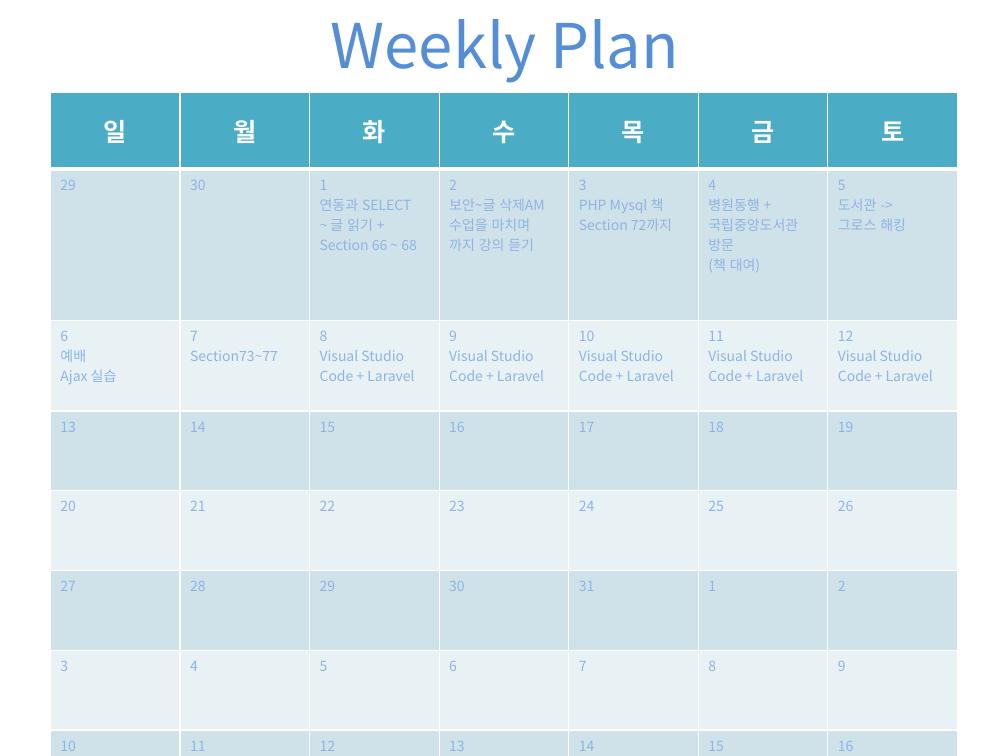
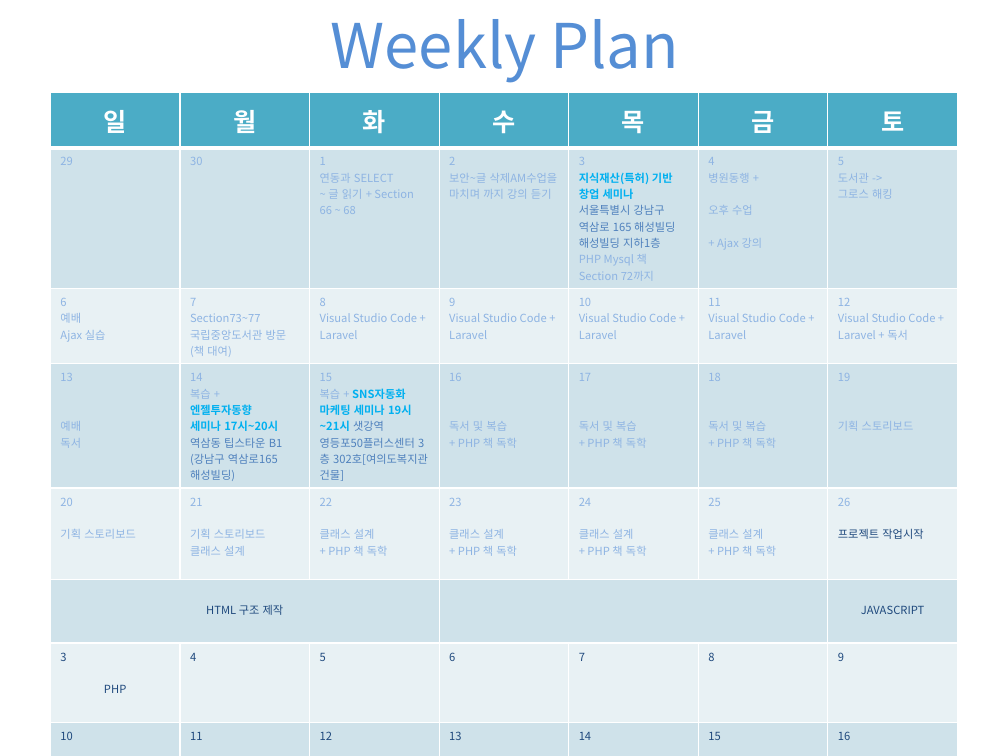
Before and after one commit to madforre/PHP-MySQL, a slide deck: slide 3 of Monthly Plan.pptx (slide 2 before the commit). Drawn at 1008x756 pixels with LibreOffice and Linux fonts; fonts in the diff are those of the drawing. Boxes give left, top, right and bottom in pixels: in the first picture for what was removed or moved away, otherwise in the second. Text is boxed around its words. In the diff, an @@ line names an element or a change of style, - is before the commit and + after.

```diff
--- a/Monthly Plan.pptx
+++ b/Monthly Plan.pptx
@@ table at (x1=50, y1=93, x2=961, y2=744) @@
-row 2, column 5: 3 / PHP Mysql 책 Section 72까지
+row 2, column 5: 3 / 지식재산(특허) 기반 창업 세미나 / 서울특별시 강남구 역삼로 165 해성빌딩 해성빌딩 지하1층 / PHP Mysql 책 Section 72까지
-row 2, column 6: 4 / 병원동행 + 국립중앙도서관 방문 / (책 대여)
+row 2, column 6: 4 / 병원동행 + / 오후 수업 / + Ajax 강의
-row 3, column 2: 7 / Section73~77
+row 3, column 2: 7 / Section73~77 / 국립중앙도서관 방문 / (책 대여)
-row 3, column 7: 12 / Visual Studio Code + Laravel
+row 3, column 7: 12 / Visual Studio Code + Laravel + 독서
-row 4: 13 | 14 | 15 | 16 | 17 | 18 | 19
+row 4: 13 / 예배 / 독서 | 14 / 복습 + / 엔젤투자동향 / 세미나 17시~20시 / 역삼동 팁스타운 B1 (강남구 역삼로165 해성빌딩) | 15 / 복습 + SNS자동화 마케팅 세미나 19시~21시 샛강역 / 영등포50플러스센터 3층 302호[여의도복지관 건물] | 16 / 독서 및 복습 / + PHP 책 독학 | 17 / 독서 및 복습 / + PHP 책 독학 | 18 / 독서 및 복습 / + PHP 책 독학 | 19 / 기획 스토리보드
-row 5: 20 | 21 | 22 | 23 | 24 | 25 | 26
+row 5: 20 / 기획 스토리보드 | 21 / 기획 스토리보드 / 클래스 설계 | 22 / 클래스 설계 / + PHP 책 독학 | 23 / 클래스 설계 / + PHP 책 독학 | 24 / 클래스 설계 / + PHP 책 독학 | 25 / 클래스 설계 / + PHP 책 독학 | 26 / 프로젝트 작업시작
-row 6: 27 | 28 | 29 | 30 | 31 | 1 | 2
+row 6: HTML 구조 제작 |  |  |  |  |  | JAVASCRIPT
-row 7, column 1: 3
+row 7, column 1: 3 / PHP
@@ size 10 to 8 pt in "29", "30", "1", "연동과 SELECT" and 30 more places @@
@@ text colour #8EB4E3 to #1F497D in "4", "5", "6", "7" and 9 more places @@
```
Also in this commit, not shown: 1 other slide changed, 1 slide added, 11 other files.
